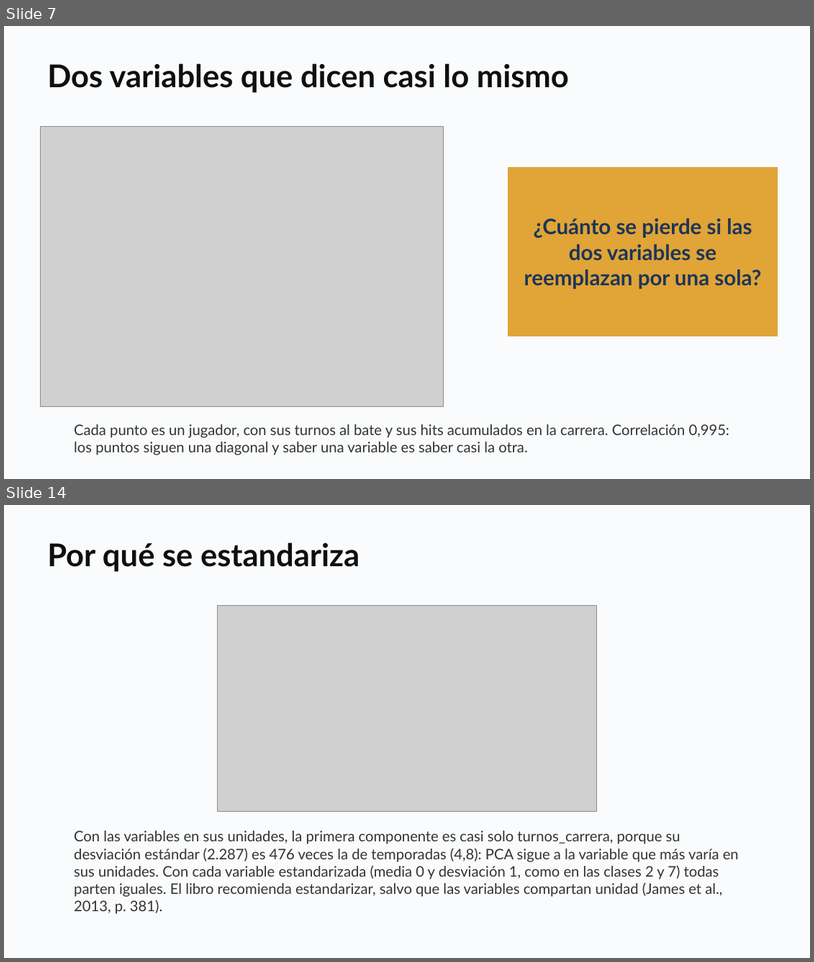
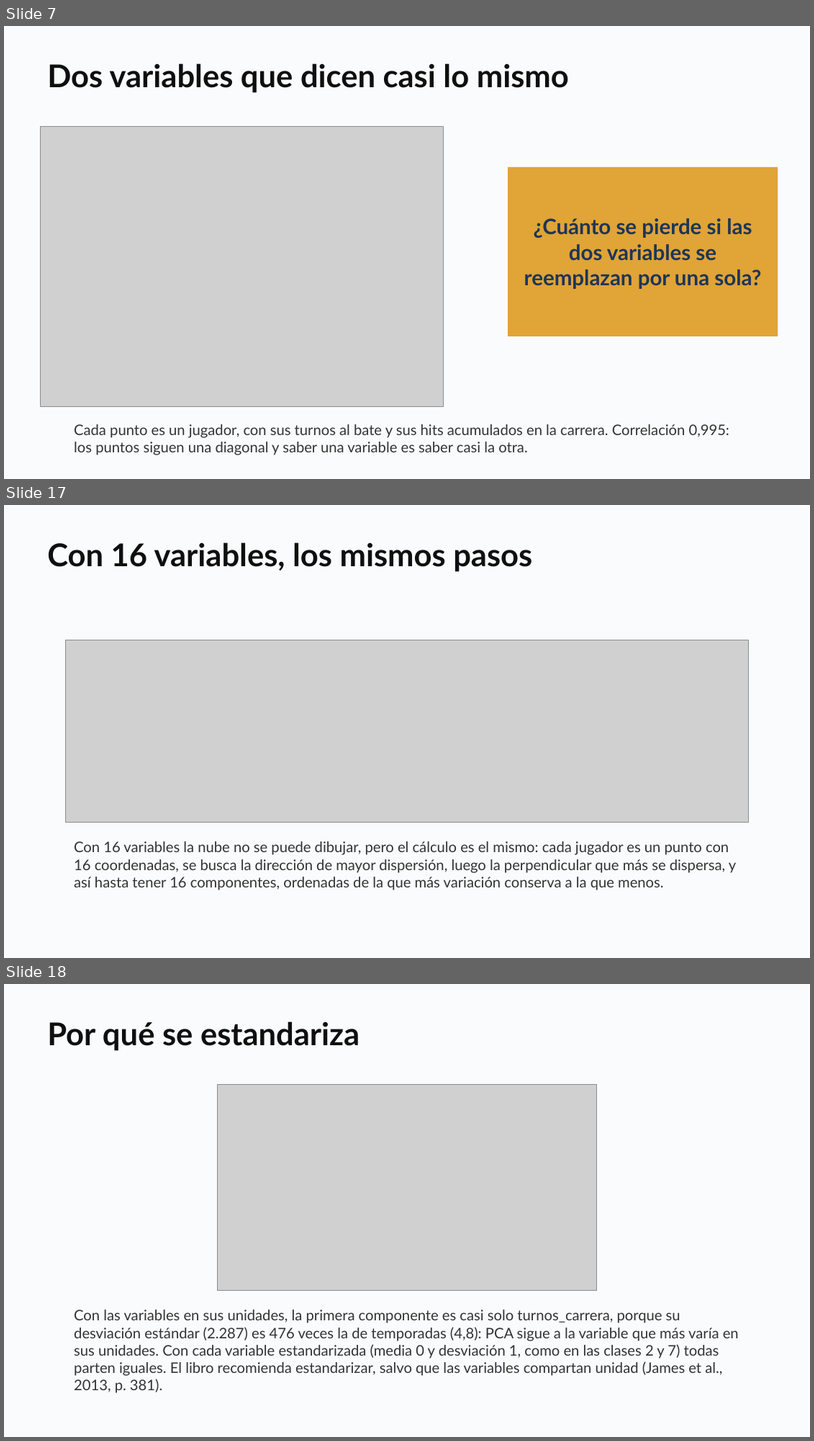
Before and after one commit to daniopitz/diplomado-cdd, a slide deck: presentaciones/clase08_componentes_principales.pptx. Shown one above the other, each under a label of ours: slides 7 and 14 before the commit, slides 7, 17 and 18 after it; the slides between them are not shown. The pictures are 814x962 and 814x1441 pixels, drawn with LibreOffice and Linux fonts; fonts in the diff are those of the drawing; grey boxes stand for pictures. Boxes give left, top, right and bottom in pixels: in the first picture for what was removed or moved away, otherwise in the second. Text is boxed around its words. In the diff, an @@ line names an element or a change of style, - is before the commit and + after.

```diff
--- a/presentaciones/clase08_componentes_principales.pptx
+++ b/presentaciones/clase08_componentes_principales.pptx
@@ slide 17 added at box(4, 505, 810, 958), background #FFFFFF @@
@@ rectangle added at box(4, 505, 810, 958), fill #FAFBFC @@
@@ text added at box(47, 542, 532, 572), 28 pt, text #0F0F0F, bold @@
+Con 16 variables, los mismos pasos
@@ picture added at box(65, 640, 748, 823) @@
@@ text added at box(74, 841, 736, 890), 13 pt, text #333333 @@
+Con 16 variables la nube no se puede dibujar, pero el cálculo es el mismo: cada jugador es un punto con 16 coordenadas, se busca la dirección de mayor dispersión, luego la perpendicular que más se dispersa, y así hasta tener 16 componentes, ordenadas de la que más variación conserva a la que menos.
@@ what was slide 14 is now slide 18 @@
```
Also in this commit, not shown: 5 slides changed, 4 other slides added, 1 slide removed, 1 other file.
